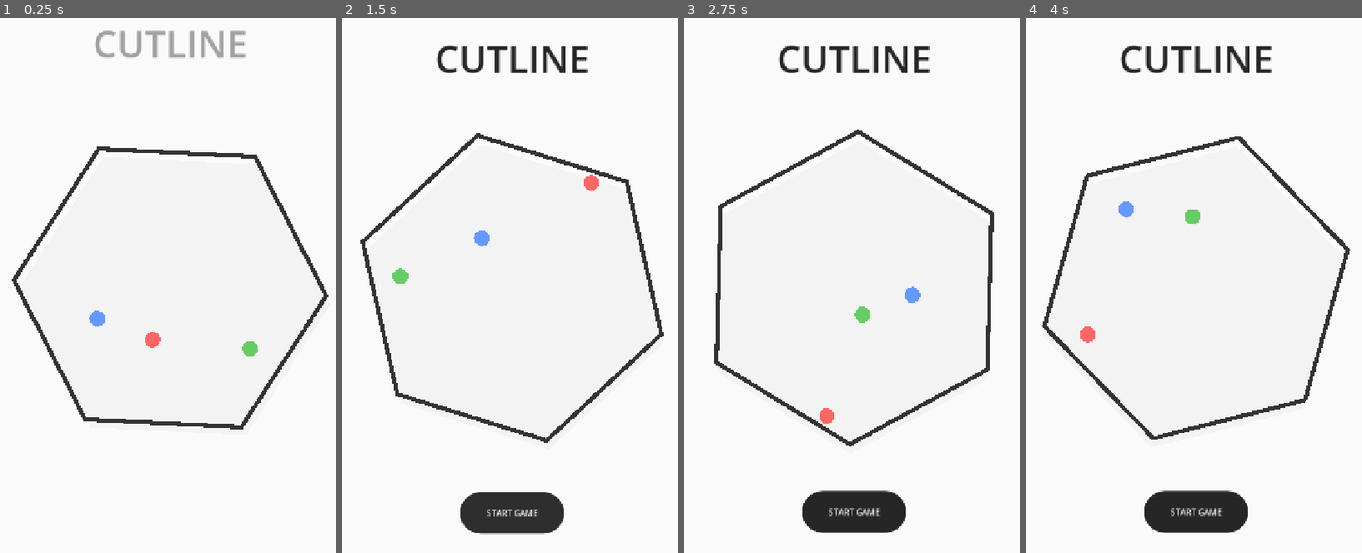
Above: before the commit, frames 1-4 (left to right).
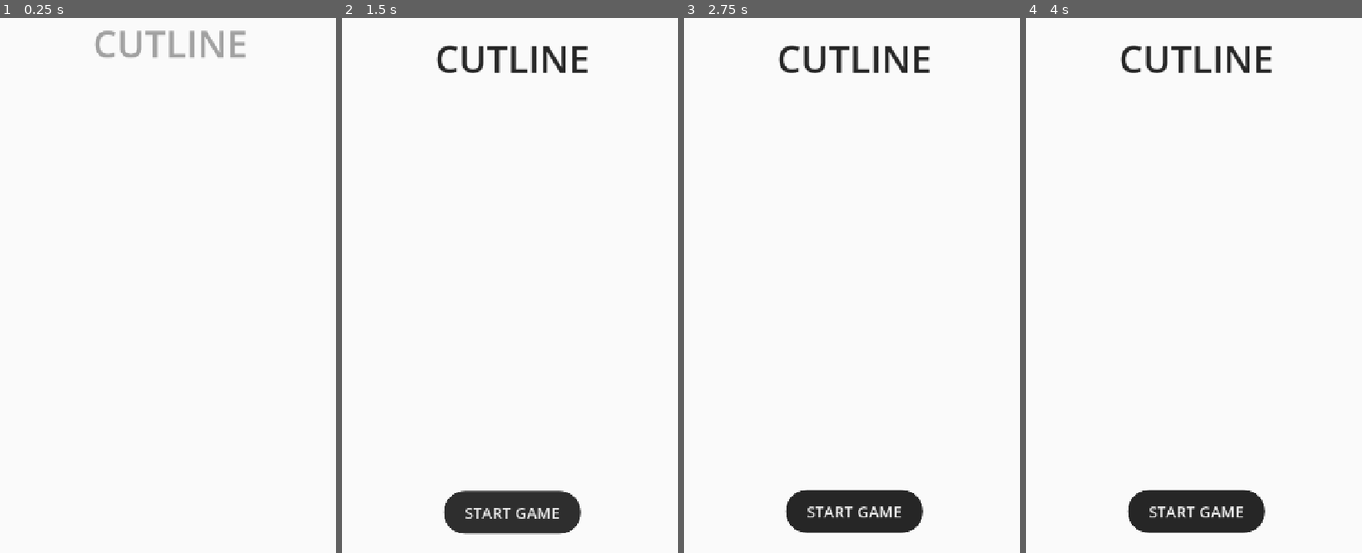
Above: after the commit, the same moments.

Repository: christian759/cutline
Game: Godot game, scene res://scenes/main_menu.tscn
Two runs of this game, one before a commit and one after it. Both use one fixed random seed, a clock stepped at 60 frames per second and the inputs below.
Inputs:
- Up to frame 1 (0.25 s): no input
- Up to frame 2 (1.5 s): click "START GAME" at 1.25 s
- Up to frame 3 (2.75 s): click "START GAME" at 2 s
- Up to frame 4 (4 s): click "START GAME" at 2.75 s

The runs differ from the first frame. In frame 1, 2.5% of the frame differs, in the area x 3-98%, y 23-77%; in frame 2, 3.8%; in frame 3, 3.8%; in frame 4, 3.8%, in the area x 4-97%, y 22-97%.

Commit message:
removing shit

Diff:
--- a/project.godot
+++ b/project.godot
@@ -8,11 +8,15 @@
 
 config_version=5
 
+[animation]
+
+compatibility/default_parent_skeleton_in_mesh_instance_3d=true
+
 [application]
 
 config/name="Cutline"
 run/main_scene="res://scenes/main_menu.tscn"
-config/features=PackedStringArray("4.3", "GL Compatibility")
+config/features=PackedStringArray("4.6", "GL Compatibility")
 config/icon="res://icon.svg"
 
 [display]
@@ -30,7 +34,7 @@
 
 [rendering]
 
-environment/defaults/default_clear_color=Color(1, 1, 1, 1)
 rendering_device/driver.windows="d3d12"
 renderer/rendering_method="gl_compatibility"
 renderer/rendering_method.mobile="gl_compatibility"
+environment/defaults/default_clear_color=Color(1, 1, 1, 1)
--- a/scenes/main_menu.tscn
+++ b/scenes/main_menu.tscn
@@ -1,25 +1,23 @@
-[gd_scene load_steps=5 format=3 uid="uid://mainmenu"]
+[gd_scene format=3 uid="uid://mainmenu"]
 
-[ext_resource type="Script" path="res://scripts/main_menu.gd" id="1_script"]
-[ext_resource type="PackedScene" uid="uid://c1ball" path="res://scenes/ball.tscn" id="2_ball"]
+[ext_resource type="Script" uid="uid://ciyu3s5qsm5cs" path="res://scripts/main_menu.gd" id="1_script"]
 
 [sub_resource type="LabelSettings" id="LabelSettings_title"]
 font_size = 72
 font_color = Color(0.15, 0.15, 0.15, 1)
-outline_size = 0
 
 [sub_resource type="StyleBoxFlat" id="StyleBoxFlat_btn"]
+content_margin_left = 40.0
+content_margin_top = 20.0
+content_margin_right = 40.0
+content_margin_bottom = 20.0
 bg_color = Color(0.15, 0.15, 0.15, 1)
 corner_radius_top_left = 40
 corner_radius_top_right = 40
 corner_radius_bottom_right = 40
 corner_radius_bottom_left = 40
-content_margin_left = 40.0
-content_margin_top = 20.0
-content_margin_right = 40.0
-content_margin_bottom = 20.0
 
-[node name="MainMenu" type="Control"]
+[node name="MainMenu" type="Control" unique_id=666534837]
 layout_mode = 3
 anchors_preset = 15
 anchor_right = 1.0
@@ -28,7 +26,7 @@
 grow_vertical = 2
 script = ExtResource("1_script")
 
-[node name="Background" type="ColorRect" parent="."]
+[node name="Background" type="ColorRect" parent="." unique_id=1492924932]
 layout_mode = 1
 anchors_preset = 15
 anchor_right = 1.0
@@ -37,43 +35,9 @@
 grow_vertical = 2
 color = Color(0.98, 0.98, 0.98, 1)
 
-[node name="PolygonContainer" type="Node2D" parent="."]
-position = Vector2(360, 640)
+[node name="UI" type="CanvasLayer" parent="." unique_id=937409613]
 
-[node name="Shadow" type="Polygon2D" parent="PolygonContainer"]
-position = Vector2(10, 15)
-color = Color(0, 0, 0, 0.03)
-polygon = PackedVector2Array(300, 0, 150, 260, -150, 260, -300, 0, -150, -260, 150, -260)
-
-[node name="HexagonBorder" type="Line2D" parent="PolygonContainer"]
-points = PackedVector2Array(300, 0, 150, 260, -150, 260, -300, 0, -150, -260, 150, -260, 300, 0)
-width = 8.0
-default_color = Color(0.2, 0.2, 0.2, 1)
-joint_mode = 2
-begin_cap_mode = 2
-end_cap_mode = 2
-
-[node name="Boundary" type="StaticBody2D" parent="PolygonContainer"]
-
-[node name="CollisionPolygon2D" type="CollisionPolygon2D" parent="PolygonContainer/Boundary"]
-build_mode = 1
-polygon = PackedVector2Array(300, 0, 150, 260, -150, 260, -300, 0, -150, -260, 150, -260)
-
-[node name="Ball1" parent="PolygonContainer" instance=ExtResource("2_ball")]
-position = Vector2(-50, -20)
-ball_color = Color(1, 0.4, 0.4, 1)
-
-[node name="Ball2" parent="PolygonContainer" instance=ExtResource("2_ball")]
-position = Vector2(60, 40)
-ball_color = Color(0.4, 0.8, 0.4, 1)
-
-[node name="Ball3" parent="PolygonContainer" instance=ExtResource("2_ball")]
-position = Vector2(-20, 80)
-ball_color = Color(0.4, 0.6, 1, 1)
-
-[node name="UI" type="CanvasLayer" parent="."]
-
-[node name="TitleLabel" type="Label" parent="UI"]
+[node name="TitleLabel" type="Label" parent="UI" unique_id=1126426737]
 anchors_preset = 5
 anchor_left = 0.5
 anchor_right = 0.5
@@ -86,7 +50,7 @@
 label_settings = SubResource("LabelSettings_title")
 horizontal_alignment = 1
 
-[node name="PlayButton" type="Button" parent="UI"]
+[node name="PlayButton" type="Button" parent="UI" unique_id=1248788413]
 anchors_preset = 7
 anchor_left = 0.5
 anchor_top = 1.0
@@ -98,7 +62,9 @@
 offset_bottom = -170.0
 grow_horizontal = 2
 grow_vertical = 0
+theme_override_font_sizes/font_size = 30
 theme_override_styles/normal = SubResource("StyleBoxFlat_btn")
+theme_override_styles/pressed = SubResource("StyleBoxFlat_btn")
 theme_override_styles/hover = SubResource("StyleBoxFlat_btn")
-theme_override_styles/pressed = SubResource("StyleBoxFlat_btn")
 text = "START GAME"
+metadata/_edit_use_anchors_ = true
--- a/scripts/main_menu.gd
+++ b/scripts/main_menu.gd
@@ -1,6 +1,5 @@
 extends Control
 
-@onready var polygon_container = $PolygonContainer
 @onready var title_label = $UI/TitleLabel
 @onready var play_button = $UI/PlayButton
 
@@ -23,7 +22,3 @@
 	tween.tween_property(play_button, "scale", Vector2(0.9, 0.9), 0.1)
 	tween.tween_property(play_button, "scale", Vector2(1.0, 1.0), 0.1)
 	print("Start Game Pressed")
-
-func _process(delta):
-	# Slowly rotate the polygon container
-	polygon_container.rotation += 0.2 * delta
